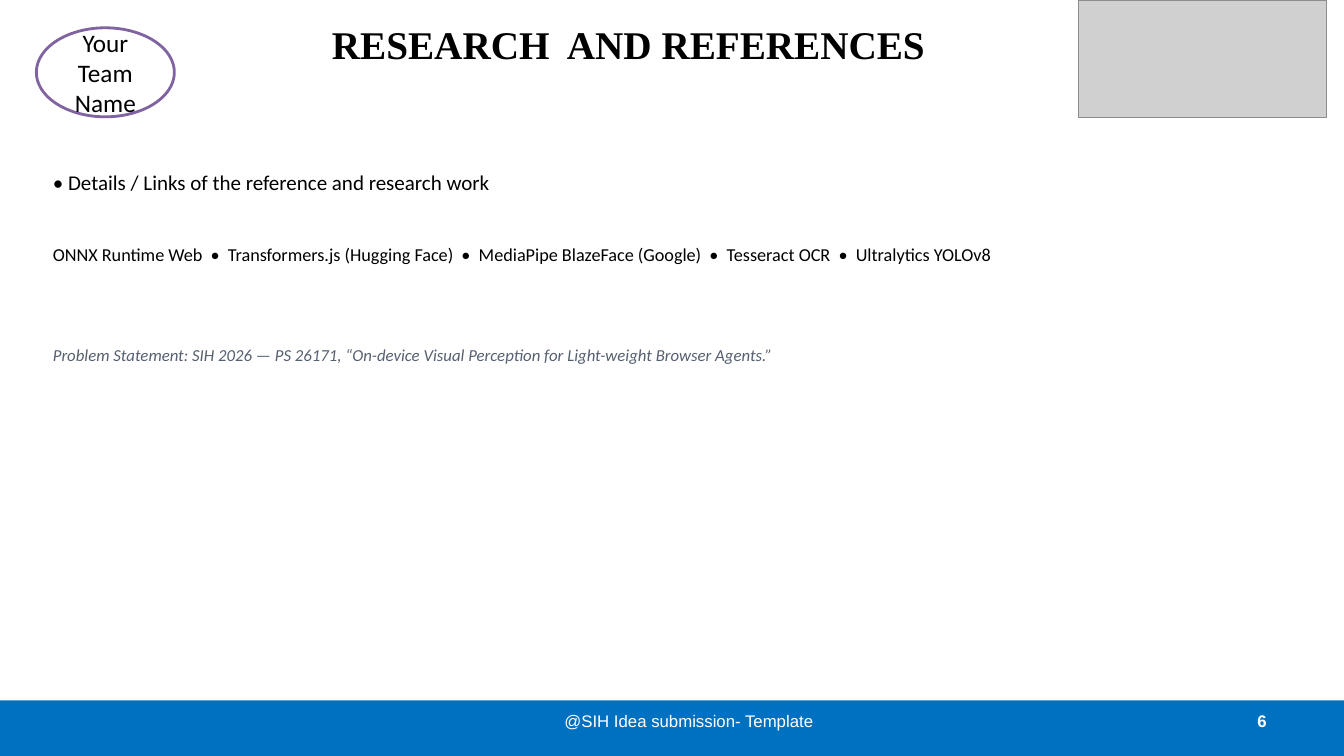
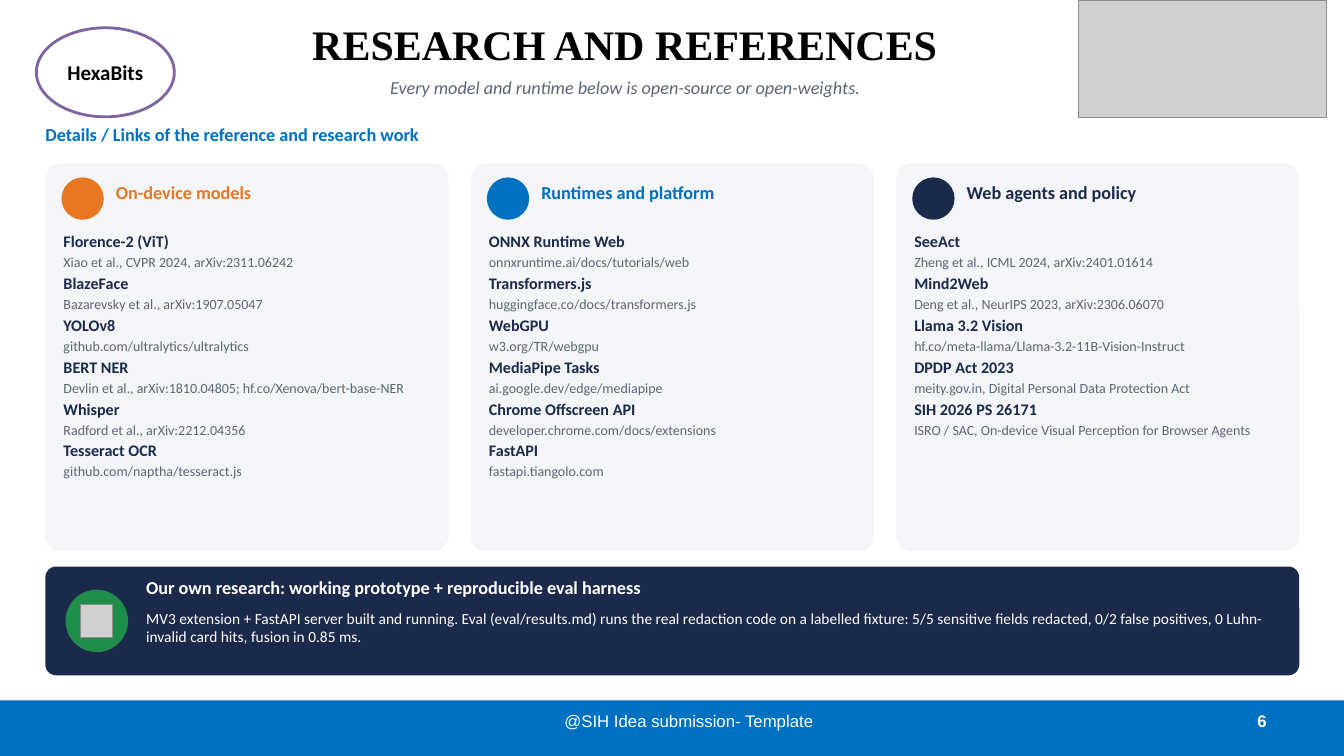
Before and after one commit to SanskaarUndale21/SIH26171, a slide deck: slide 6 of SIH2026-IDEA-Presentation-HexaBits.pptx. Drawn at 1344x756 pixels with LibreOffice and Linux fonts; fonts in the diff are those of the drawing; grey boxes stand for pictures; background and template pictures are left out. Boxes give left, top, right and bottom in pixels: in the first picture for what was removed or moved away, otherwise in the second. Text is boxed around its words. In the diff, an @@ line names an element or a change of style, - is before the commit and + after.

```diff
--- a/SIH2026-IDEA-Presentation-HexaBits.pptx
+++ b/SIH2026-IDEA-Presentation-HexaBits.pptx
@@ title "RESEARCH AND REFERENCES" at (x1=312, y1=32, x2=937, y2=61): size 28 to 30 pt @@
@@ text in ellipse at (x1=67, y1=65, x2=143, y2=80): text changed; size 18 to 15 pt; bold on @@
-Your Team Name
+HexaBits
@@ text added at (x1=390, y1=81, x2=860, y2=97), 13 pt, text #5B6675, italic @@
+Every model and runtime below is open-source or open-weights.
@@ text at (x1=45, y1=128, x2=418, y2=141): text changed; size 15 to 13 pt; text colour #000000 to #0070C0; bold on @@
-• Details / Links of the reference and research work
+Details / Links of the reference and research work
@@ rounded rectangle added at (x1=45, y1=163, x2=449, y2=552), fill #F3F5F8 @@
@@ ellipse added at (x1=62, y1=177, x2=104, y2=220), fill #E87722 @@
@@ rounded rectangle added at (x1=471, y1=163, x2=874, y2=552), fill #F3F5F8 @@
@@ ellipse added at (x1=487, y1=177, x2=529, y2=220), fill #0070C0 @@
@@ rounded rectangle added at (x1=896, y1=163, x2=1300, y2=552), fill #F3F5F8 @@
@@ ellipse added at (x1=912, y1=177, x2=955, y2=220), fill #1B2A4A @@
@@ text added at (x1=116, y1=186, x2=251, y2=199), 13 pt, text #E87722, bold @@
+On-device models
@@ text added at (x1=541, y1=186, x2=714, y2=202), 13 pt, text #0070C0, bold @@
+Runtimes and platform
@@ text added at (x1=967, y1=186, x2=1137, y2=202), 13 pt, text #1B2A4A, bold @@
+Web agents and policy
@@ text added at (x1=63, y1=235, x2=404, y2=479), 10 pt, text #5B6675 @@
+Florence-2 (ViT)
+Xiao et al., CVPR 2024, arXiv:2311.06242
+BlazeFace
+Bazarevsky et al., arXiv:1907.05047
+YOLOv8
+github.com/ultralytics/ultralytics
+BERT NER
+Devlin et al., arXiv:1810.04805; hf.co/Xenova/bert-base-NER
+Whisper
+Radford et al., arXiv:2212.04356
+Tesseract OCR
+github.com/naptha/tesseract.js
@@ text added at (x1=489, y1=235, x2=716, y2=479), 10 pt, text #5B6675 @@
+ONNX Runtime Web
+onnxruntime.ai/docs/tutorials/web
+Transformers.js
+huggingface.co/docs/transformers.js
+WebGPU
+w3.org/TR/webgpu
+MediaPipe Tasks
+ai.google.dev/edge/mediapipe
+Chrome Offscreen API
+developer.chrome.com/docs/extensions
+FastAPI
+fastapi.tiangolo.com
@@ text added at (x1=914, y1=236, x2=1251, y2=438), 10 pt, text #5B6675 @@
+SeeAct
+Zheng et al., ICML 2024, arXiv:2401.01614
+Mind2Web
+Deng et al., NeurIPS 2023, arXiv:2306.06070
+Llama 3.2 Vision
+hf.co/meta-llama/Llama-3.2-11B-Vision-Instruct
+DPDP Act 2023
+meity.gov.in, Digital Personal Data Protection Act
+SIH 2026 PS 26171
+ISRO / SAC, On-device Visual Perception for Browser Agents
@@ text removed at (x1=53, y1=248, x2=991, y2=264) @@
-ONNX Runtime Web • Transformers.js (Hugging Face) • MediaPipe BlazeFace (Google) • Tesseract OCR • Ultralytics YOLOv8
@@ text removed at (x1=53, y1=349, x2=772, y2=364) @@
-Problem Statement: SIH 2026 — PS 26171, “On-device Visual Perception for Light-weight Browser Agents.”
@@ rounded rectangle added at (x1=45, y1=567, x2=1300, y2=676), fill #1B2A4A @@
@@ ellipse added at (x1=66, y1=590, x2=128, y2=652), fill #1E8E4A @@
@@ text added at (x1=146, y1=581, x2=641, y2=597), 13 pt, text #FFFFFF, bold @@
+Our own research: working prototype + reproducible eval harness
@@ picture added at (x1=81, y1=605, x2=113, y2=637) @@
@@ text added at (x1=146, y1=613, x2=1262, y2=644), 11 pt, text #FFFFFF @@
+MV3 extension + FastAPI server built and running. Eval (eval/results.md) runs the real redaction code on a labelled fixture: 5/5 sensitive fields redacted, 0/2 false positives, 0 Luhn-invalid card hits, fusion in 0.85 ms.
```
Also in this commit, not shown: 1 other slide changed, 4 slides added, 5 slides removed, 12 other files.
